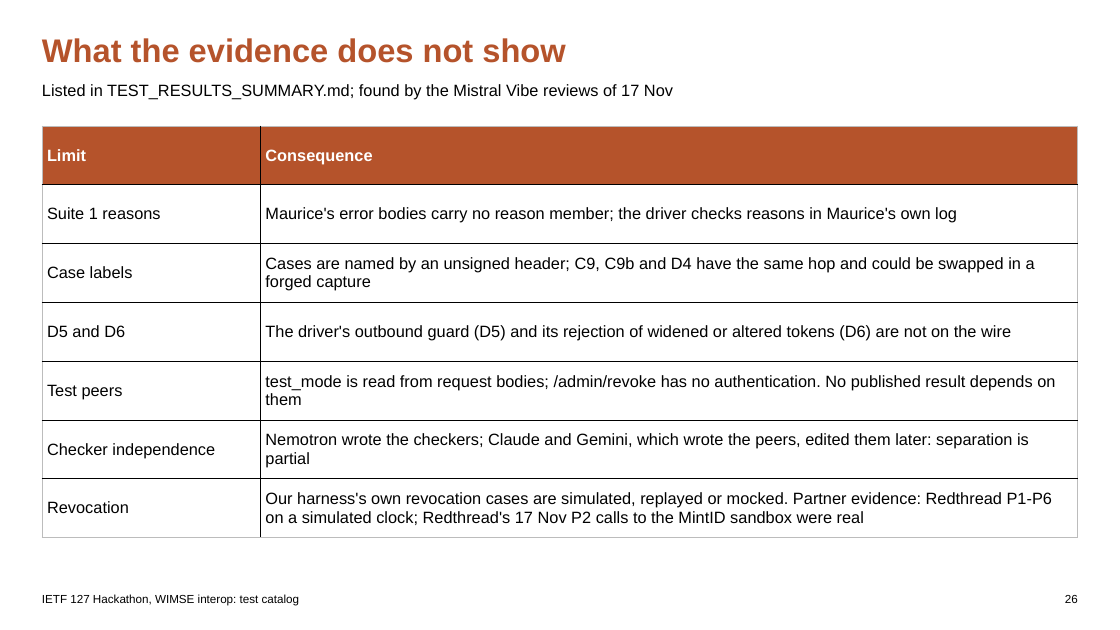
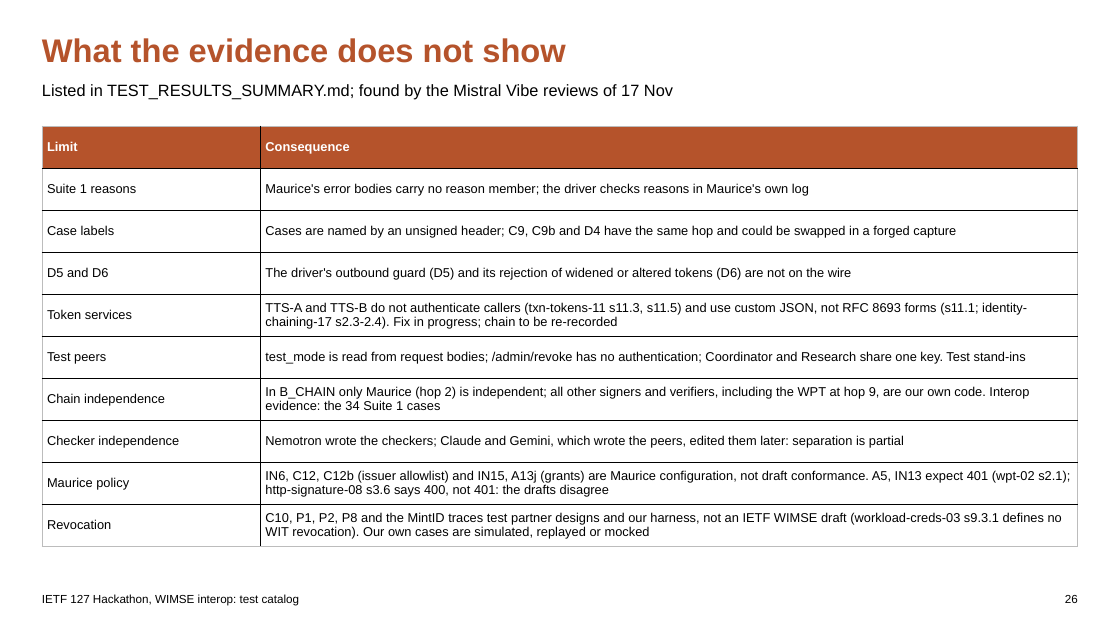
Before and after one commit to apelov/IETF127-Hackathon-AI2II-WIMSE, a slide deck: slide 26 of IETF127_WIMSE_Test_Catalog.pptx. Drawn at 1120x630 pixels with LibreOffice and Linux fonts; fonts in the diff are those of the drawing. Boxes give left, top, right and bottom in pixels: in the first picture for what was removed or moved away, otherwise in the second. Text is boxed around its words. In the diff, an @@ line names an element or a change of style, - is before the commit and + after.

```diff
--- a/IETF127_WIMSE_Test_Catalog.pptx
+++ b/IETF127_WIMSE_Test_Catalog.pptx
@@ table at [42,126,1078,546] @@
-row 5: Test peers | test_mode is read from request bodies; /admin/revoke has no authentication. No published result depends on them
+row 5: Token services | TTS-A and TTS-B do not authenticate callers (txn-tokens-11 s11.3, s11.5) and use custom JSON, not RFC 8693 forms (s11.1; identity-chaining-17 s2.3-2.4). Fix in progress; chain to be re-recorded
+row 6: Test peers | test_mode is read from request bodies; /admin/revoke has no authentication; Coordinator and Research share one key. Test stand-ins
+row 7: Chain independence | In B_CHAIN only Maurice (hop 2) is independent; all other signers and verifiers, including the WPT at hop 9, are our own code. Interop evidence: the 34 Suite 1 cases
-row 7: Revocation | Our harness's own revocation cases are simulated, replayed or mocked. Partner evidence: Redthread P1-P6 on a simulated clock; Redthread's 17 Nov P2 calls to the MintID sandbox were real
+row 9: Maurice policy | IN6, C12, C12b (issuer allowlist) and IN15, A13j (grants) are Maurice configuration, not draft conformance. A5, IN13 expect 401 (wpt-02 s2.1); http-signature-08 s3.6 says 400, not 401: the drafts disagree
+row 10: Revocation | C10, P1, P2, P8 and the MintID traces test partner designs and our harness, not an IETF WIMSE draft (workload-creds-03 s9.3.1 defines no WIT revocation). Our own cases are simulated, replayed or mocked
```
Also in this commit, not shown: 5 other slides changed, 5 other files.
